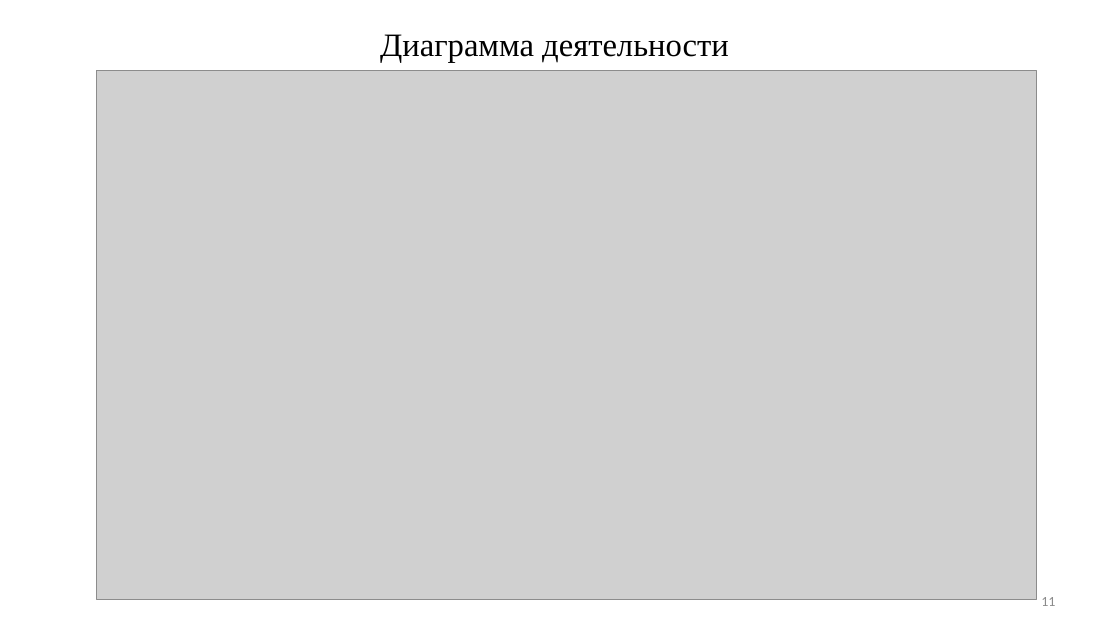
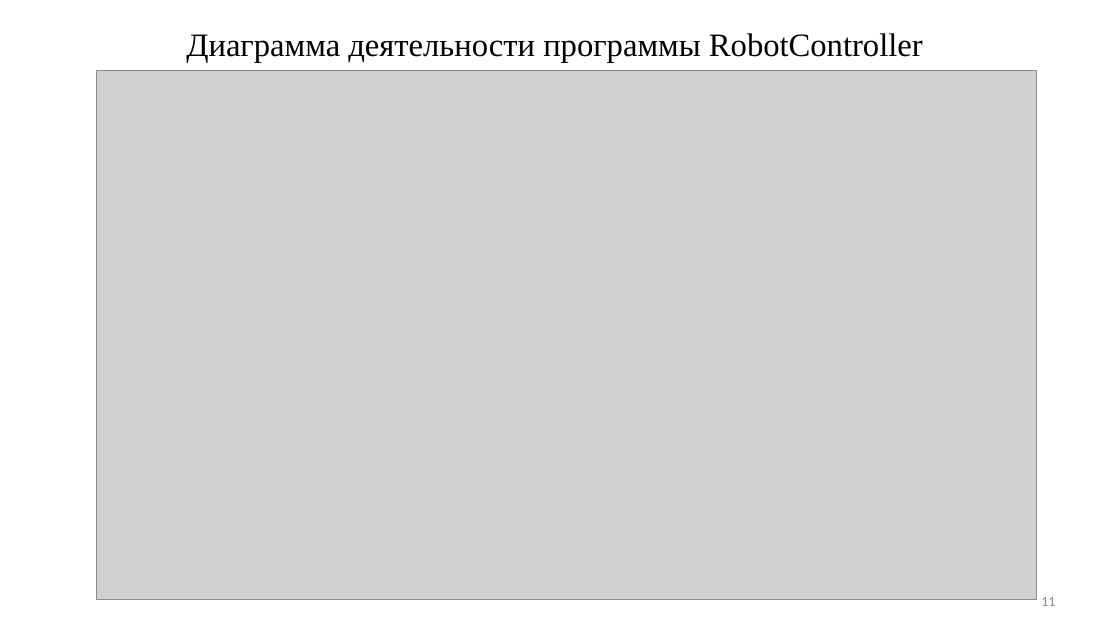
Before and after one commit to ArtemVolkov2103/1-Diplom, a slide deck: slide 11 of Дипломная Волков.pptx. Drawn at 1120x630 pixels with LibreOffice and Linux fonts; fonts in the diff are those of the drawing; grey boxes stand for pictures. Boxes give left, top, right and bottom in pixels: in the first picture for what was removed or moved away, otherwise in the second. Text is boxed around its words. In the diff, an @@ line names an element or a change of style, - is before the commit and + after.

```diff
--- a/Дипломная Волков.pptx
+++ b/Дипломная Волков.pptx
@@ title at bbox=[186, 33, 923, 63]: text changed @@
-Диаграмма деятельности
+Диаграмма деятельности программы RobotController
```
Also in this commit, not shown: 1 other slide changed, 1 slide added, 3 other files.
